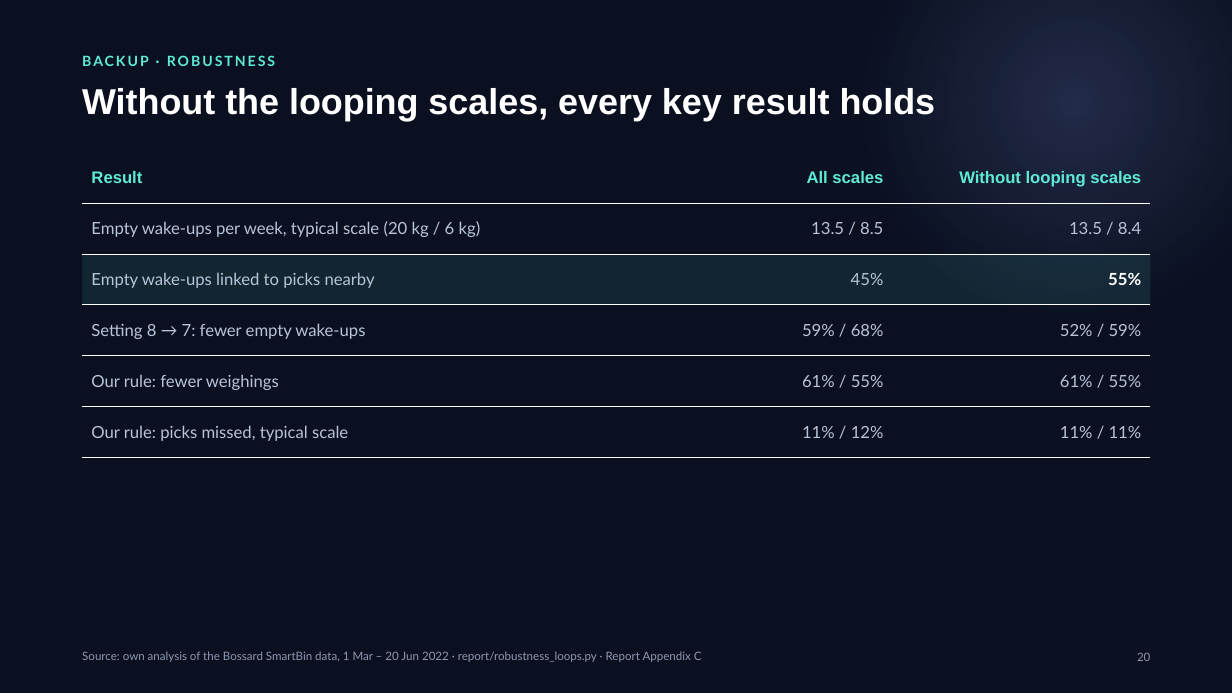
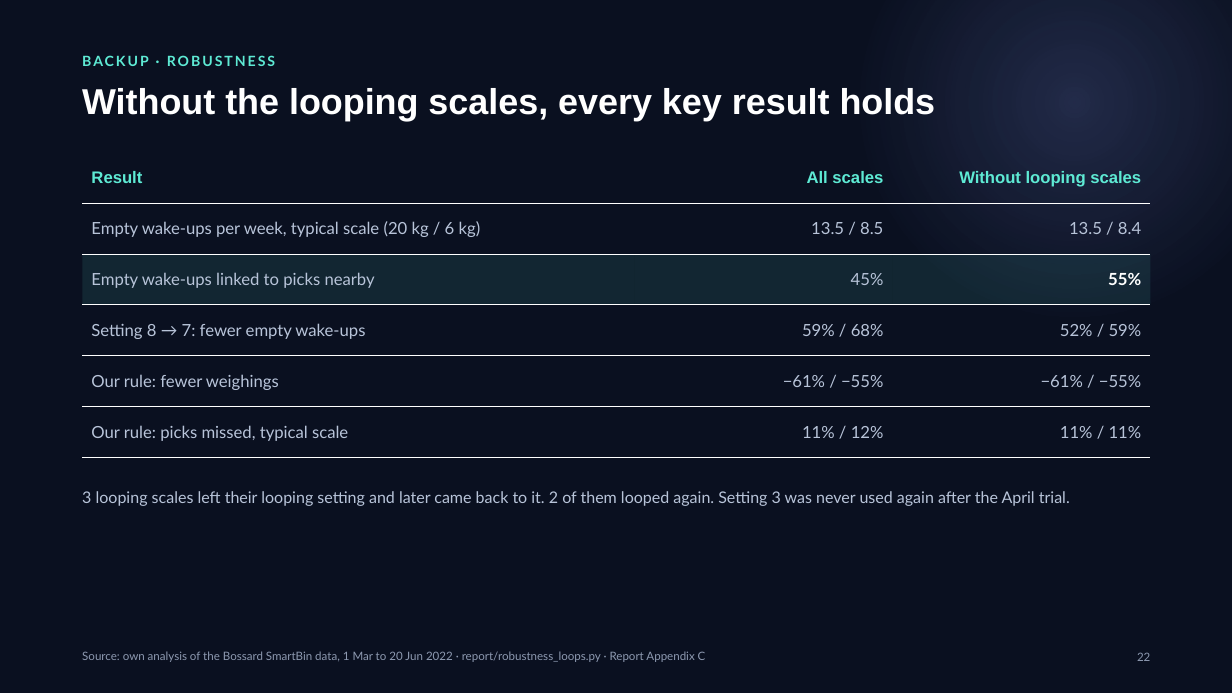
Before and after one commit to erenalpckroglu/smartbin-sensor-optimization, a slide deck: slide 22 of presentation/SmartBin – CTO presentation.pptx (slide 20 before the commit). Drawn at 1232x693 pixels with LibreOffice and Linux fonts; fonts in the diff are those of the drawing. Boxes give left, top, right and bottom in pixels: in the first picture for what was removed or moved away, otherwise in the second. Text is boxed around its words. In the diff, an @@ line names an element or a change of style, - is before the commit and + after.

```diff
--- a/presentation/SmartBin – CTO presentation.pptx
+++ b/presentation/SmartBin – CTO presentation.pptx
@@ table at [82,152,1151,457] @@
-row 5, column 2: 61% / 55%
+row 5, column 2: −61% / −55%
-row 5, column 3: 61% / 55%
+row 5, column 3: −61% / −55%
@@ text added at [82,491,1070,506], 12.5 pt, text #B8C4D9 @@
+3 looping scales left their looping setting and later came back to it. 2 of them looped again. Setting 3 was never used again after the April trial.
@@ text at [82,651,706,662]: text changed @@
-Source: own analysis of the Bossard SmartBin data, 1 Mar – 20 Jun 2022 · report/robustness_loops.py · Report Appendix C
+Source: own analysis of the Bossard SmartBin data, 1 Mar to 20 Jun 2022 · report/robustness_loops.py · Report Appendix C
@@ text at [1137,652,1150,661]: text changed @@
-20
+22
```
Also in this commit, not shown: 21 other slides changed, 2 slides added, 24 other files.
